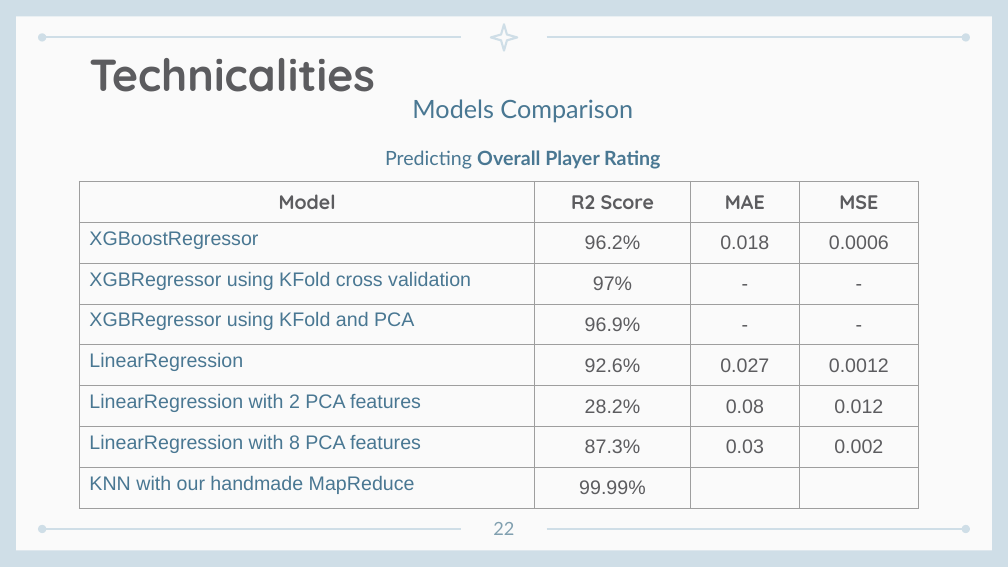
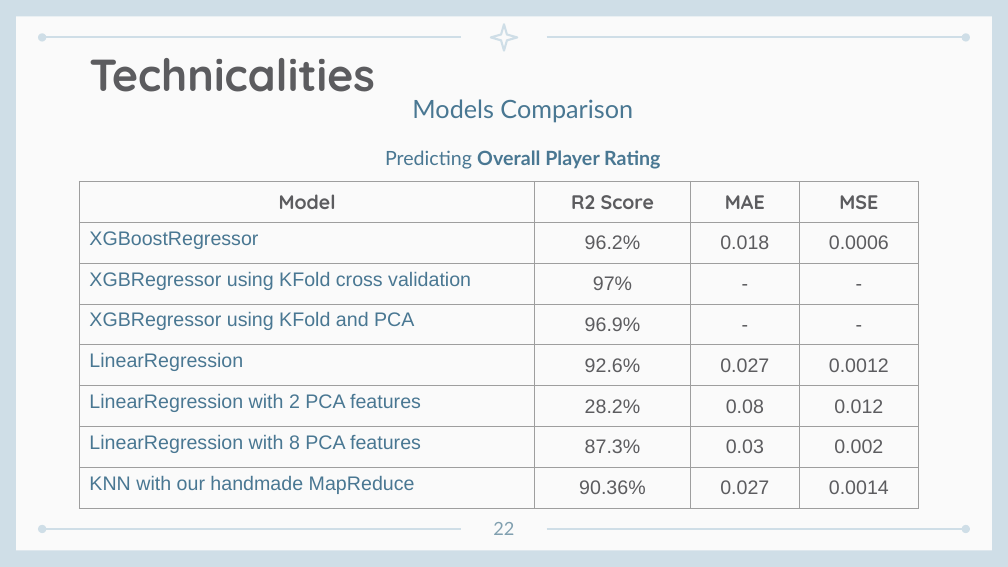
Before and after one commit to AliHashish/FIFA_Players_Analysis, a slide deck: slide 22 of Docs/Team10.pptx. Drawn at 1008x567 pixels with LibreOffice and Linux fonts; fonts in the diff are those of the drawing. Boxes give left, top, right and bottom in pixels: in the first picture for what was removed or moved away, otherwise in the second. Text is boxed around its words. In the diff, an @@ line names an element or a change of style, - is before the commit and + after.

```diff
--- a/Docs/Team10.pptx
+++ b/Docs/Team10.pptx
@@ table at bbox=[80, 181, 918, 508] @@
-row 8: KNN with our handmade MapReduce | 99.99% |  | 
+row 8: KNN with our handmade MapReduce | 90.36% | 0.027 | 0.0014
```
Also in this commit, not shown: 4 other slides changed, 3 other files.
